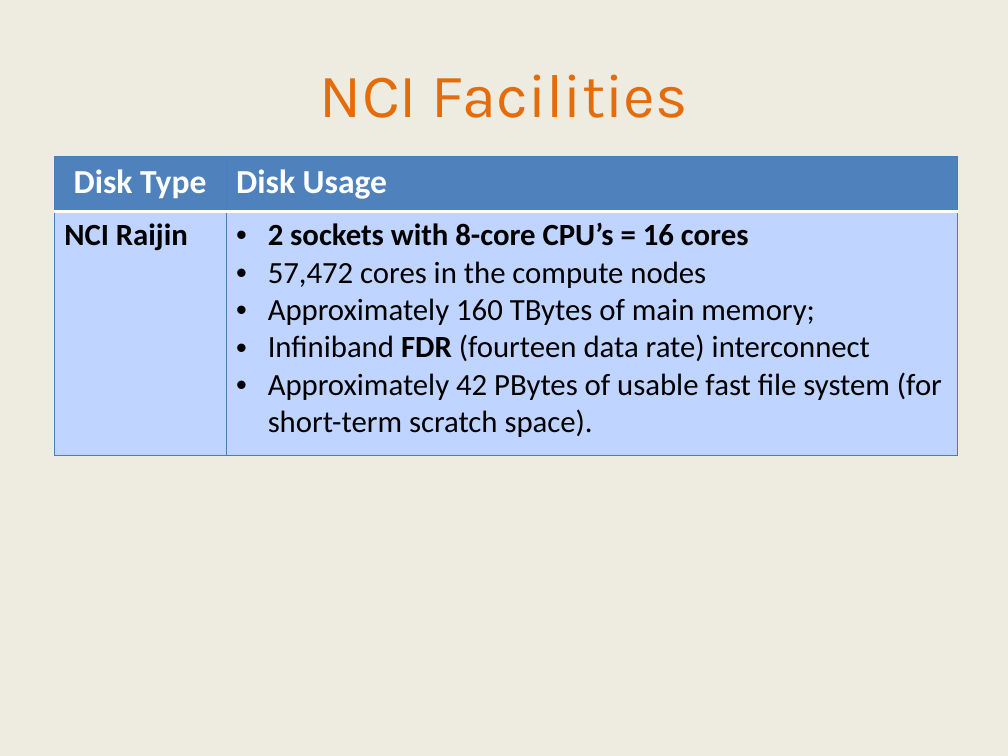
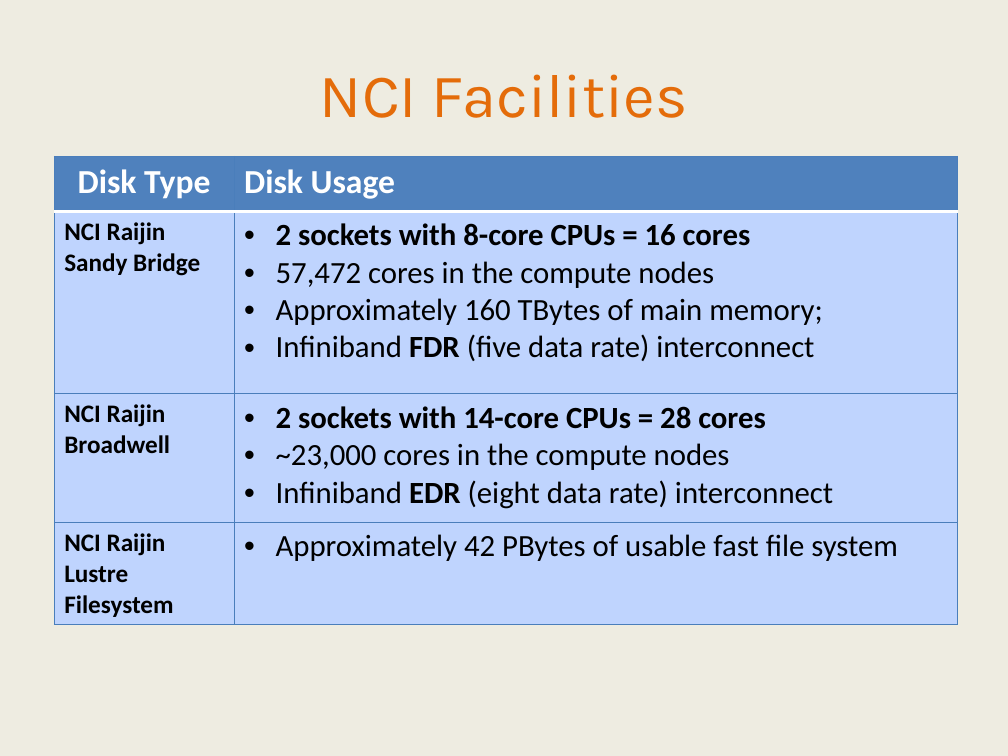
Before and after one commit to IntersectAustralia/TrainingMaterials, a slide deck: slide 32 of hpc1/03 HPC - Slides.pptx (slide 33 before the commit). Drawn at 1008x756 pixels with LibreOffice and Linux fonts; fonts in the diff are those of the drawing. Boxes give left, top, right and bottom in pixels: in the first picture for what was removed or moved away, otherwise in the second. Text is boxed around its words. In the diff, an @@ line names an element or a change of style, - is before the commit and + after.

Commit message:
Modified HPC1 slides (both pptx and pdf versions) for Raijin course

```diff
--- a/hpc1/03 HPC - Slides.pptx
+++ b/hpc1/03 HPC - Slides.pptx
@@ table at box(54, 156, 958, 624) @@
-row 2: NCI Raijin | 2 sockets with 8-core CPU’s = 16 cores / 57,472 cores in the compute nodes / Approximately 160 TBytes of main memory; / Infiniband FDR (fourteen data rate) interconnect / Approximately 42 PBytes of usable fast file system (for short-term scratch space).
+row 2: NCI Raijin Sandy Bridge | 2 sockets with 8-core CPUs = 16 cores / 57,472 cores in the compute nodes / Approximately 160 TBytes of main memory; / Infiniband FDR (five data rate) interconnect
+row 3: NCI Raijin Broadwell | 2 sockets with 14-core CPUs = 28 cores / ~23,000 cores in the compute nodes / Infiniband EDR (eight data rate) interconnect
+row 4: NCI Raijin Lustre Filesystem | Approximately 42 PBytes of usable fast file system
```
Also in this commit, not shown: 19 other slides changed, 2 slides added, 10 slides removed, 5 other files.
